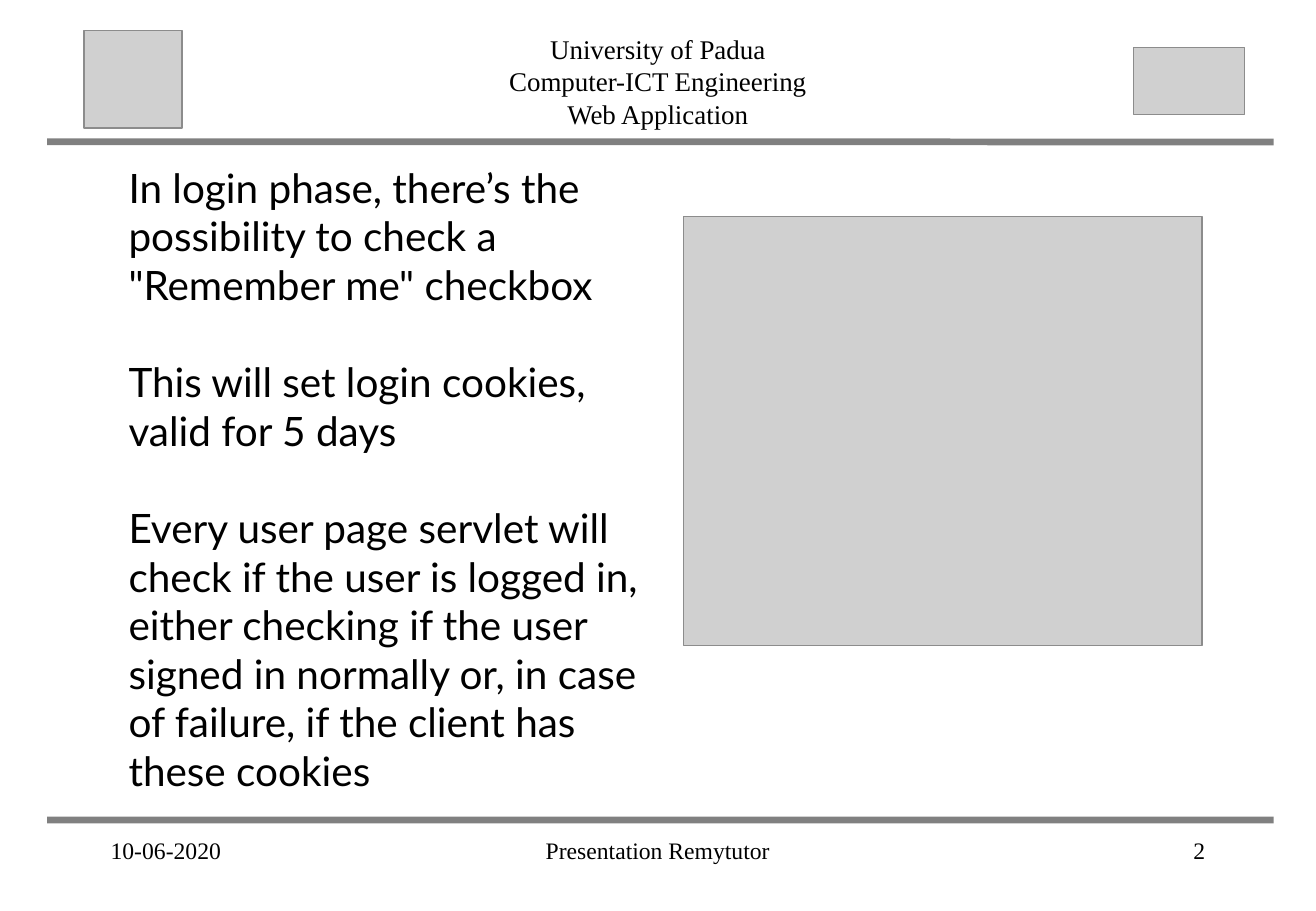
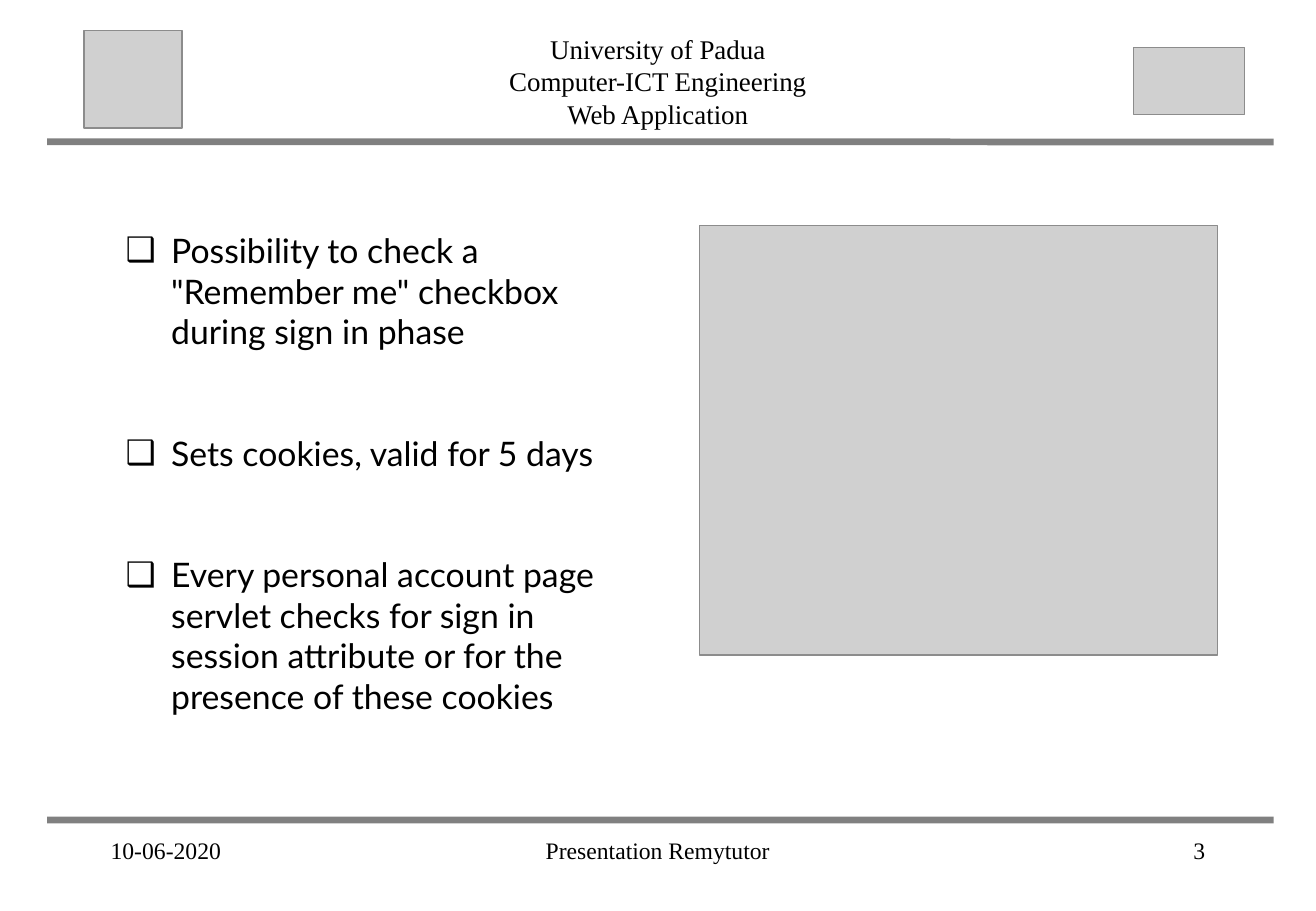
Before and after one commit to abahmadb/Web-Applications, a slide deck: slide 3 of HW2-RemuTutor-2019-2020 - Marco P.ppt (slide 2 before the commit). Drawn at 1316x911 pixels with LibreOffice and Linux fonts; fonts in the diff are those of the drawing; grey boxes stand for pictures. Boxes give left, top, right and bottom in pixels: in the first picture for what was removed or moved away, otherwise in the second. Text is boxed around its words. In the diff, an @@ line names an element or a change of style, - is before the commit and + after.

```diff
--- a/HW2-RemuTutor-2019-2020 - Marco P.ppt
+++ b/HW2-RemuTutor-2019-2020 - Marco P.ppt
@@ text at (171, 238, 594, 715): text changed; size 24 to 20 pt @@
-In login phase, there’s the possibility to check a "Remember me" checkbox
-This will set login cookies, valid for 5 days
-Every user page servlet will check if the user is logged in, either checking if the user signed in normally or, in case of failure, if the client has these cookies
+❑ Possibility to check a "Remember me" checkbox during sign in phase
+❑ Sets cookies, valid for 5 days
+❑ Every personal account page servlet checks for sign in session attribute or for the presence of these cookies
@@ picture: place and size @@
-picture at (683, 216, 1202, 645)
+picture at (699, 226, 1218, 654)
@@ page number at (1193, 843, 1205, 860): text changed @@
-2
+3
```
Also in this commit, not shown: 2 other slides changed, 1 slide added, 2 other files.
